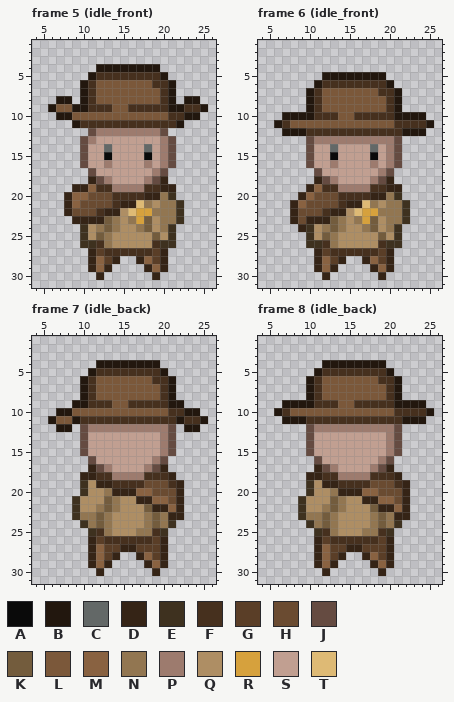
Pixel-art file: Assets/Art/MainCharacter.aseprite. Above is the file before it was changed.
32x32 pixels, 12 frames. Colours within 5 levels of each other are drawn and written as one. Shown: frame 5 (idle_front): x 4..26, y 1..31; frame 6 (idle_front): x 4..26, y 1..31; frame 7 (idle_back): x 4..26, y 1..31; frame 8 (idle_back): x 4..26, y 1..31. The commit also changed other frames, which this record leaves out.
Visible layers, top first: "Star", "Cape", "Hat", "Body".
Palette (. is transparent): A #0a0a0a  B #22170e  C #636867  D #352416  E #3e311f  F #46301e  G #5a3e27  H #6a4b31  J #654b41  K #735c3d  L #7b583a  M #896241  N #927651  P #9d7b6e  Q #ae8e64  R #d6a13d  S #c19f91  T #deba75
Pixels before, frame 5 (idle_front), first column x 6:
 4 ......BBBBBBBB......
 5 .....BFFFFFFFFB.....
 6 ....BFLLLLLLLFFB....
 7 ....BFLLLLLLLLFB....
 8 .BB.BFLLLLLLLLFB.BB.
 9 BLLBBFFFLLFFFFFBBFFB
10 .BBLLLLLLLLLLLLFFBB.
11 ...BFFFFFFFFFFFFB...
12 .....JPPPPPPPPJ.....
13 ....JPSSSSSSSSPJ....
14 ....JSSCSSSSCSPJ....
15 ....JSSASSSSASPJ....
16 ....JSSPSSSSPSPJ....
17 .....JSSSSSSSPJ.....
18 .....DJPSSSSPJD.....
19 ...DDMFFPPPPFFDD....
20 ..DMMHHHFFFFDDNE....
21 ..DMHHHHFDDTNQNNE...
22 ..DHHHFDDQTRRNNNE...
23 ...DDDDKNQNRKQNNE...
24 ....EQNKNQQNKQNE....
25 ....EQKNQQQQQKQE....
26 ....EEFNQQQQQFEE....
27 .....DGFFFFFFGD.....
28 .....DMGD..DMGD.....
29 .....DMD....DMD.....
30 ......D......D......
Pixels before, frame 6 (idle_front), first column x 6:
 5 ......BBBBBBBB......
 6 .....BFFFFFFFFB.....
 7 ....BFLLLLLLLFFB....
 8 ....BFLLLLLLLLFB....
 9 ....BFLLLLLLLLFB....
10 .BBBBFFFLLFFFFFBBBB.
11 BFLLLLLLLLLLLLLFFFFB
12 .BBBFFFFFFFFFFFFBBB.
13 ....JPPPPPPPPPPJ....
14 ....JSSCSSSSCSPJ....
15 ....JSSASSSSASPJ....
16 ....JSSPSSSSPSPJ....
17 .....JSSSSSSSPJ.....
18 .....DJPSSSSPJD.....
19 ....DMFFPPPPFFDD....
20 ...DMHHHFFFFDDNE....
21 ..DMHHHHFDDTNQNNE...
22 ..DHHHFDDQTRRNNNE...
23 ..DHDDDKNQNRKQNNE...
24 ...DEQNKNQQNKQNE....
25 ....EQKNQQQQQKQE....
26 ....EEFNQQQQQFEE....
27 .....DGFFFFFFGD.....
28 .....DMGD..DMGD.....
29 .....DMD....DMD.....
30 ......D......D......
Pixels before, frame 7 (idle_back), first column x 6:
 4 ......BBBBBBBB......
 5 .....BFFFFFFFFB.....
 6 ....BFLLLLLLLFFB....
 7 ....BFLLLLLLLLFB....
 8 ....BFLLLLLLLLFB....
 9 ...BBFFFLLFFFFFBB...
10 .BBLLLLLLLLLLLLFFBB.
11 BLLBFFFFFFFFFFFFBFFB
12 .BB.JPPPPPPPPPPJ.BB.
13 ....JSSSSSSSSSPJ....
14 ....JSSSSSSSSSPJ....
15 ....JSSSSSSSSSPJ....
16 .....JSSSSSSSPJ.....
17 .....DJPSSSSPJD.....
18 ....DDFFPPPPFFFD....
19 ....EQDDFFFFHHHFD...
20 ....EQQNDDDMMHHHD...
21 ...EQQQKNQQDDMMHD...
22 ...EQQNKNQQQKDDMD...
23 ...ENNKNQQQQNKNDD...
24 ....ENKNQQQQNKNE....
25 .....EFNQQQNNFE.....
26 .....DGFFFFFFGD.....
27 .....DMGGDDGGGD.....
28 .....DMGD..DMGD.....
29 .....DMD....DMD.....
30 ......D......D......
Pixels before, frame 8 (idle_back), first column x 6:
 4 ......BBBBBBBB......
 5 .....BFFFFFFFFB.....
 6 ....BFLLLLLLLFFB....
 7 ....BFLLLLLLLLFB....
 8 ....BFLLLLLLLLFB....
 9 .BBBBFFFLLFFFFFBBBB.
10 BFLLLLLLLLLLLLLFFFFB
11 .BBBFFFFFFFFFFFFBBB.
12 ....JPPPPPPPPPPJ....
13 ....JSSSSSSSSSPJ....
14 ....JSSSSSSSSSPJ....
15 ....JSSSSSSSSSPJ....
16 .....JSSSSSSSPJ.....
17 .....DJPSSSSPJD.....
18 ....DDFFPPPPFFFD....
19 ....EQDDFFFFHHHFD...
20 ....EQQNDDDMMHHHD...
21 ...EQQQKNQQDDMMHD...
22 ...EQQNKNQQQKDDMD...
23 ...ENNKNQQQQNKNDD...
24 ....ENKNQQQQNKNE....
25 .....EFNQQQNNFE.....
26 .....DGFFFFFFGD.....
27 .....DMGGDDGGGD.....
28 .....DMGD..DMGD.....
29 .....DMD....DMD.....
30 ......D......D......
Once edited:
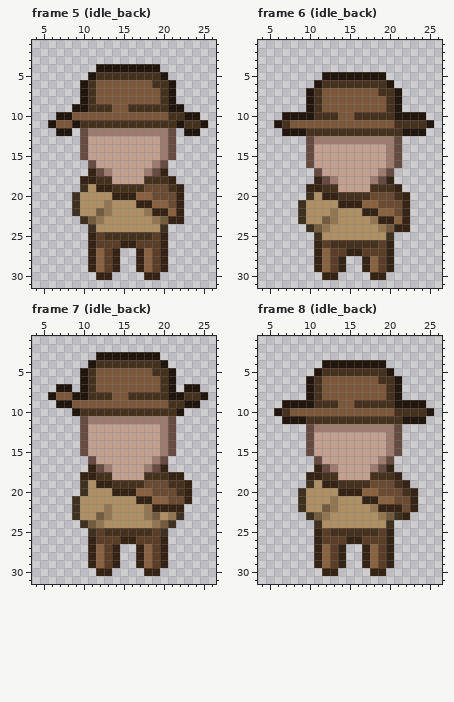
Edits made:
layer "BodyBase" added
layer "Arm" added
layer "Head" added
layer "Boots" added
layer "Top" added
layer "Body" removed
Changed rows in their new state; - is an unchanged pixel.
Frame 5 (idle_back):
first column x 6:
 8 -..--------------..-
 9 ...--------------...
11 BLL--------------FFB
12 -BB-JP--------PJ-BB-
13 -----S--------------
14 -------S----S-------
15 -------S----S-------
16 ----.J-S----SPJ.----
17 -----DJP----PJD-----
18 ----D-FF----FFFD----
19 ---.EQDDFFFFHHHFD---
20 --.EQQQQDDDMMHHHD---
21 --.EQQQNQQQDDMMHD---
22 --.EQQKNQ-QQNDDMD---
23 ---.EKNQQ-QQQNKDD---
24 ----.EQQQ--QQ-E.----
25 ----.DGFFFFFFGD.----
26 ----.DGGGDDGGGD.----
27 ------MGD..DM-------
29 -------GD--DMG------
30 -------D----D-------
Frame 6 (idle_back):
first column x 8:
14 -----S----S----
15 -----S----S----
16 -----S----S----
19 ---D--SSSS--F--
20 -.EQDD----HHHFD
21 .EQQQQD--MMHHHD
22 .EQQQNQ-QDDMMHD
23 .EQQKNQ-QQNDDMD
24 -.-K-QQ--QQNKDD
25 --.EQQ-----QE.-
26 --.DGFFFFFFGD.-
27 ----MGGDDGG----
29 -----GD--DMG---
30 -----D----D----
Frame 7 (idle_back):
first column x 6:
 3 ------BBBBBBBB------
 4 -----BFFFFFFFFB-----
 5 ----BFLLLLLLL-FB----
 6 -------------L------
 7 -BB--------------BB-
 8 BLLB--FF--FFFF--BFFB
 9 -BBLLLLL--LLLLLFFBB-
10 -..BFFFFFFFFFFF-B..-
11 ....JPPPPPPPPPPJ....
12 -..--SSSSSSSSS---..-
first column x 10:
18 ----SSSS----D-
19 ------------FD
20 ---Q--------FD
21 ---QQ-------HD
22 --QNQ---N--D--
23 QQ--------QNE-
24 -KNQ----QNK---
25 --GFFFFFFG----
26 ---GGDDGG-----
27 ----D..DM-----
29 ---GD--DMG----
30 ---D----D-----
Frame 8 (idle_back):
first column x 9:
18 -----SSSS------
20 EQ--Q--------FD
21 ----NQ-------HD
22 ---KNQ---N--DHD
23 .EKNQ----QNKE--
24 -.EQQ----QQE.--
25 --DGFFFFFFGD---
26 ----GGDDGG-----
27 -----D..DM-----
29 ----GD--DMG----
30 ----D----D-----
Where, in picture pixels (left, top, right, bottom), the same in both pictures:
changed: (48, 96, 208, 280)
changed: (290, 144, 410, 280)
changed: (48, 352, 208, 432)
changed: (80, 472, 192, 576)
changed: (298, 472, 418, 576)
